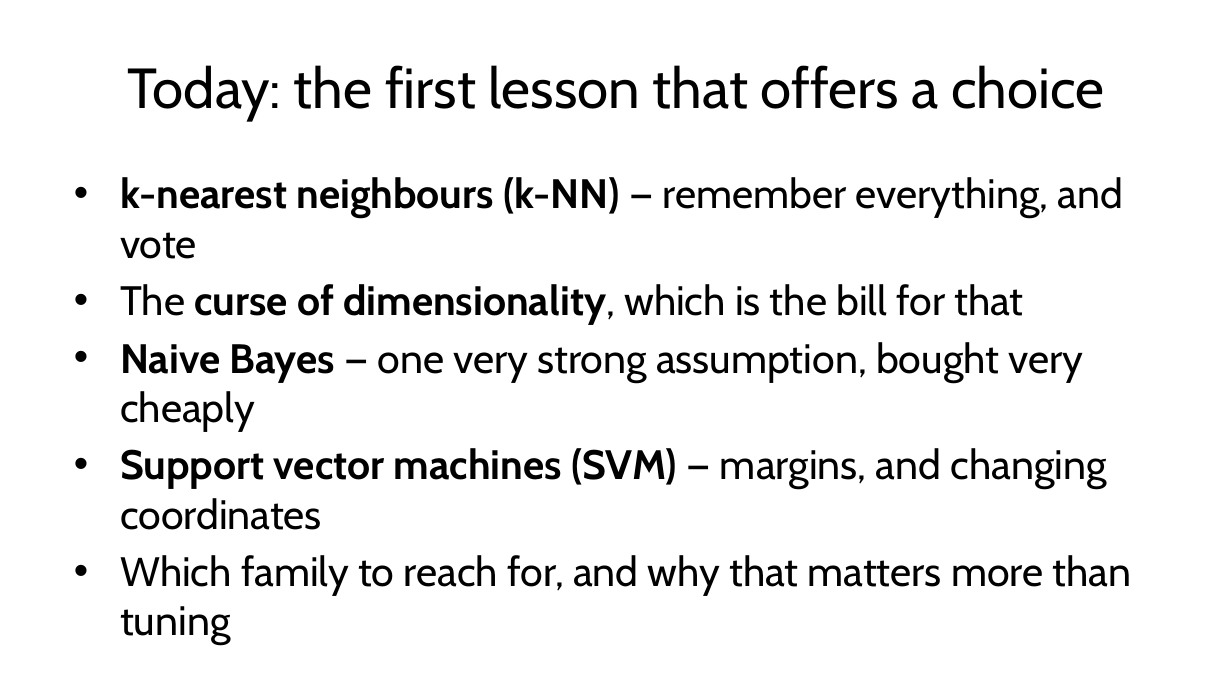
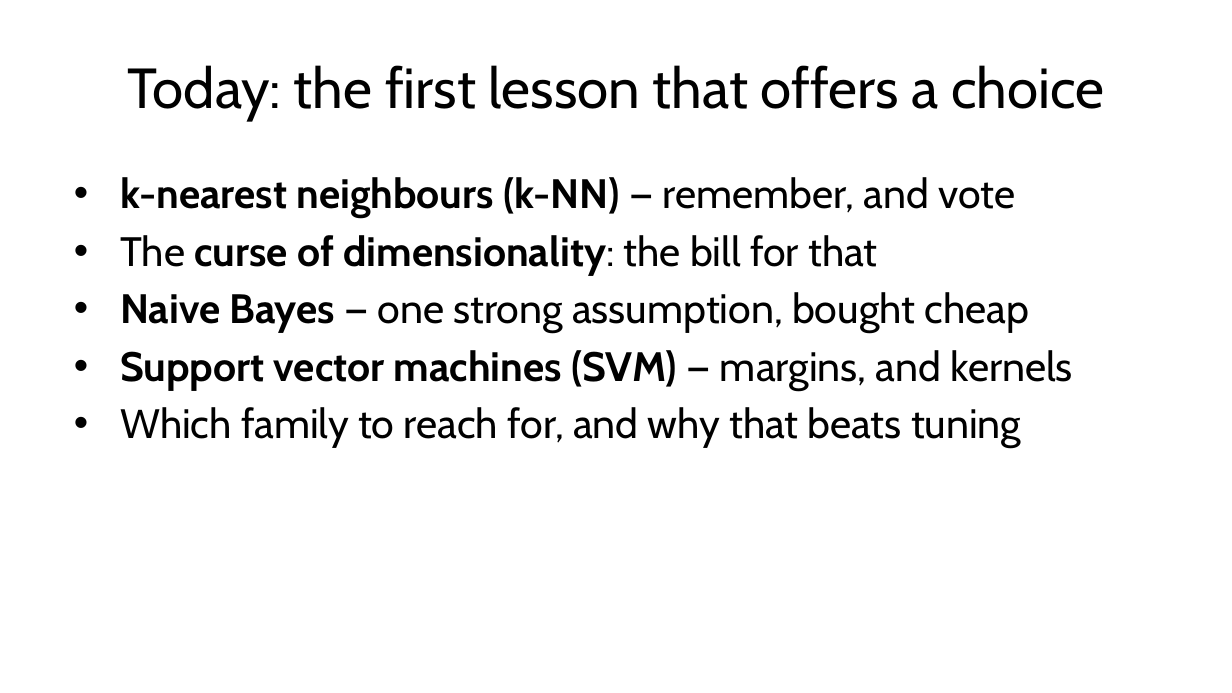
Before and after one commit to fabioantonini/technologies-for-artificial-intelligence, a slide deck: slide 3 of Lessons/06_knn_naive_bayes_svm/Slides/knn_naive_bayes_svm_slides.pptx. Drawn at 1232x693 pixels with LibreOffice and Linux fonts; fonts in the diff are those of the drawing; background and template pictures are left out. Boxes give left, top, right and bottom in pixels: in the first picture for what was removed or moved away, otherwise in the second. Text is boxed around its words. In the diff, an @@ line names an element or a change of style, - is before the commit and + after.

```diff
--- a/Lessons/06_knn_naive_bayes_svm/Slides/knn_naive_bayes_svm_slides.pptx
+++ b/Lessons/06_knn_naive_bayes_svm/Slides/knn_naive_bayes_svm_slides.pptx
@@ text at bbox=[120, 177, 1073, 448]: text changed @@
-• k-nearest neighbours (k-NN) — remember everything, and vote
-• The curse of dimensionality, which is the bill for that
-• Naive Bayes — one very strong assumption, bought very cheaply
-• Support vector machines (SVM) — margins, and changing coordinates
-• Which family to reach for, and why that matters more than tuning
+• k-nearest neighbours (k-NN) — remember, and vote
+• The curse of dimensionality: the bill for that
+• Naive Bayes — one strong assumption, bought cheap
+• Support vector machines (SVM) — margins, and kernels
+• Which family to reach for, and why that beats tuning
```
Also in this commit, not shown: 1 other slide changed, 3 other files.
